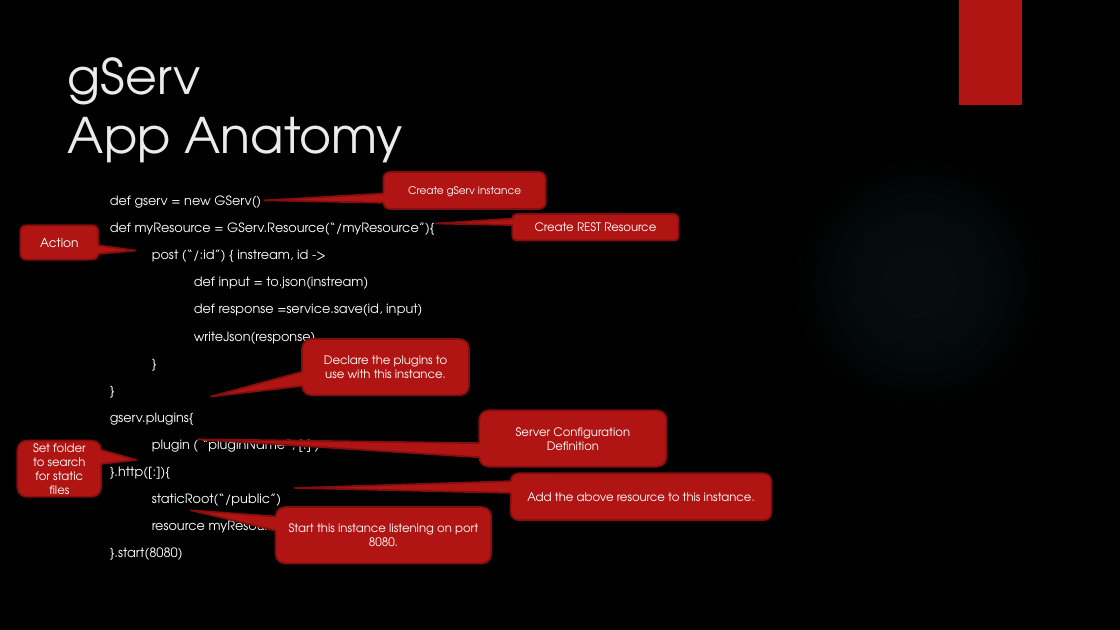
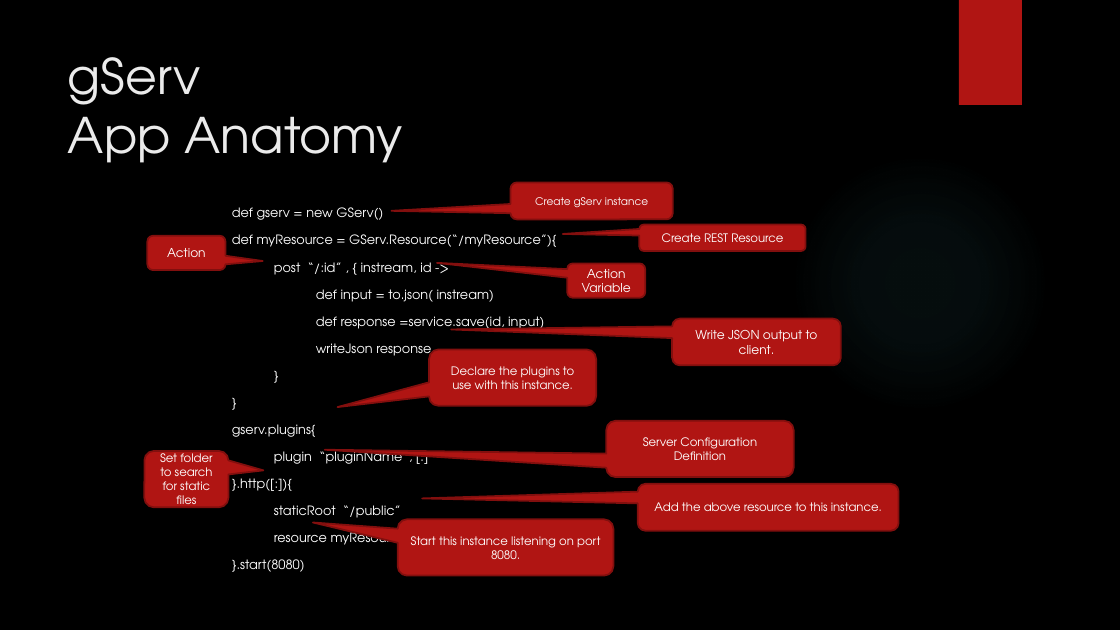
Before and after one commit to javaConductor/gserv, a slide deck: slide 4 of gServ.pptx (slide 7 before the commit). Drawn at 1120x630 pixels with LibreOffice and Linux fonts; fonts in the diff are those of the drawing; background and template pictures are left out. Boxes give left, top, right and bottom in pixels: in the first picture for what was removed or moved away, otherwise in the second. Text is boxed around its words. In the diff, an @@ line names an element or a change of style, - is before the commit and + after.

```diff
--- a/gServ.pptx
+++ b/gServ.pptx
@@ text "def gserv = new GServ()" moved from (x1=110, y1=195, x2=434, y2=560) to (x1=232, y1=207, x2=556, y2=572) @@
@@ 6 rounded speech boxes moved together from (x1=18, y1=172, x2=772, y2=521) to (x1=145, y1=182, x2=899, y2=531) @@
@@ text at (x1=274, y1=262, x2=494, y2=302): text changed @@
-post (“/:id”) { instream, id ->
-def input = to.json(instream)
+post “/:id” , { instream, id ->
+def input = to.json( instream)
@@ rounded speech box added at (x1=567, y1=264, x2=645, y2=298), fill #B01513, outline #82100E 1.5 pt, 10.5 pt, text #FFFFFF @@
+Action Variable
@@ rounded speech box added at (x1=672, y1=318, x2=841, y2=365), fill #B01513, outline #82100E 1.5 pt, 10.5 pt, text #FFFFFF @@
+Write JSON output to client.
@@ text at (x1=316, y1=343, x2=431, y2=360): text changed @@
-writeJson(response)
+writeJson response
@@ text at (x1=274, y1=449, x2=412, y2=464): text changed @@
-plugin ( “pluginName”, [:] )
+plugin “pluginName”, [:]
@@ rounded speech box "Server Configuration Definition" moved from (x1=479, y1=411, x2=666, y2=467) to (x1=607, y1=421, x2=794, y2=477) @@
@@ text at (x1=274, y1=505, x2=401, y2=522): text changed @@
-staticRoot(“/public”)
+staticRoot “/public”
@@ rounded speech box "Start this instance listening on ..." moved from (x1=276, y1=507, x2=492, y2=564) to (x1=397, y1=519, x2=613, y2=576) @@
```
Also in this commit, not shown: 14 other slides changed, 2 slides added, 2 slides removed, 40 other files.
